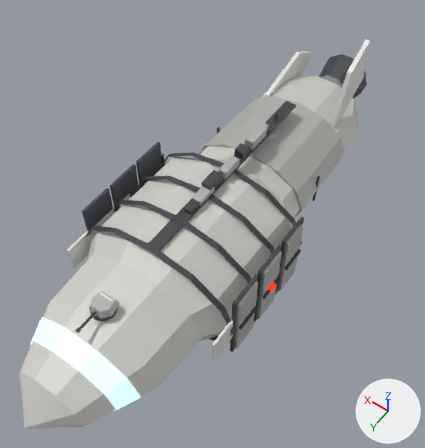
What one commit did to the glTF model godot/assets/ships/unit_trader_60.glb.
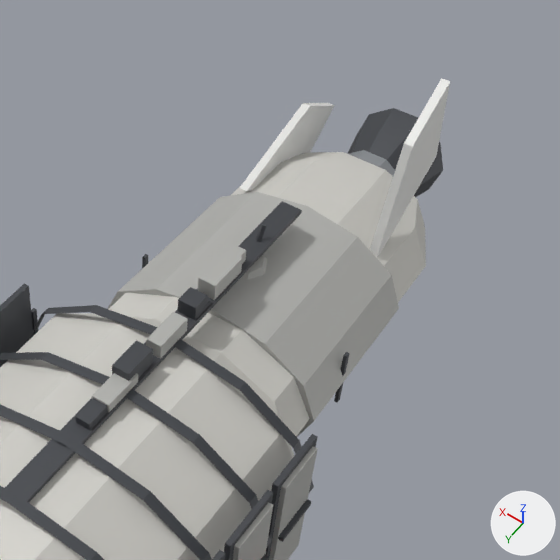
Each version is shown whole from a camera (50 mm lens) standing at (-0.795, 1.164, 1.648) and looking at (-0.019, 0.078, -0.058), then close up on the part from 34% to 100% of the width and 0% to 62% of the height. Arrows for +X, +Y and +Z are at lower right; the lights stay in place. The older version's two pictures come first. Where no turn or scale is listed for an object, it has been applied to the vertices. Vertices at exactly the same position are counted once.

In view in the first close-up: 'Hull'.
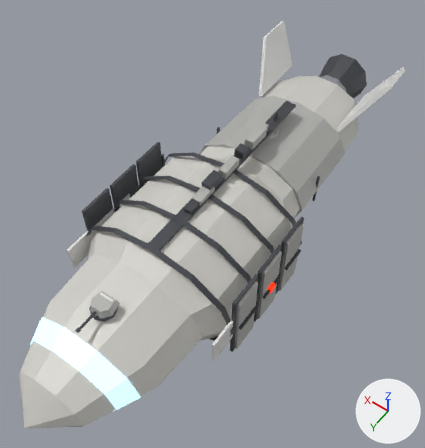
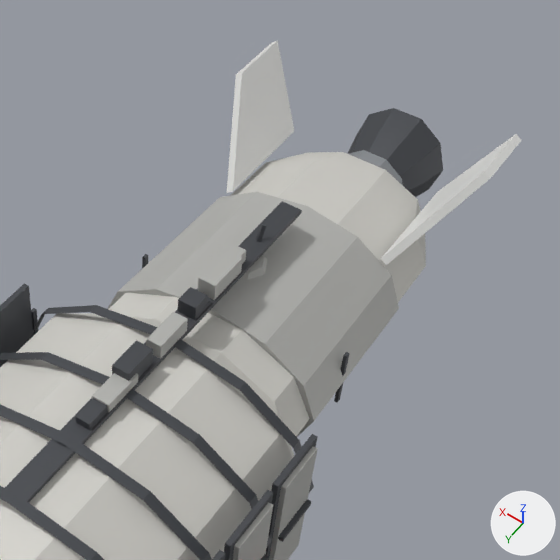
The newer file is also turned or shifted as a whole; pictures and numbers use the older file's frame.

Where the change shows, as pixel boxes [x1, y1, x2, y2] in the close-ups (560 x 560 px; the box of a moved part takes in the faces that stretch with it):
'Hull', reshaped
    before: [0, 78, 450, 560]
    after: [0, 41, 521, 560]
part 1 of me_hull, moved or reshaped
    before: [240, 78, 450, 256]
    after: [227, 41, 521, 265]

The change, as a list of edits to the scene's bpy script:
```text
Change me_hull:
    used by ob_hull; location = (0.0, 0.0, 0.0)
    remove me_hull.from_pydata(...)  # 731 vertices, 1150 faces; spans x -0.34..0.34, y -1.0..1.0, z -0.32..0.32
    add me_hull.from_pydata(...)  # 731 vertices, 1150 faces; spans x -0.34..0.34, y -1.0..1.0, z -0.32..0.17
    me_hull part 1
    me_hull.vertices[600].co: (0.14, -0.8, 0.1) -> (0.17, -0.55, 0.02)  # pixel (310, 105) -> pixel (232, 191)
    me_hull.vertices[601].co: (0.14, -0.92, 0.03) -> (0.17, -0.8, 0.02)  # pixel (334, 105) -> pixel (294, 130)
    me_hull.vertices[602].co: (0.14, -0.77, -0.09) -> (0.28, -0.87, 0.17)  # not seen -> pixel (277, 40)
    me_hull.vertices[603].co: (0.14, -0.55, 0.04) -> (0.28, -0.73, 0.17)  # pixel (246, 191) -> pixel (242, 72)
    me_hull.vertices[604].co: (0.16, -0.8, 0.1) -> (0.19, -0.55, 0.01)  # pixel (302, 103) -> pixel (226, 193)
    me_hull.vertices[605].co: (0.16, -0.92, 0.03) -> (0.19, -0.8, 0.01)  # pixel (327, 102) -> not seen
    me_hull.vertices[606].co: (0.16, -0.77, -0.09) -> (0.29, -0.87, 0.16)  # not seen -> pixel (271, 42)
    me_hull.vertices[607].co: (0.16, -0.55, 0.04) -> (0.29, -0.73, 0.16)  # pixel (239, 187) -> pixel (235, 74)
    me_hull.vertices[608].co: (-0.16, -0.62, 0.25) -> (-0.19, -0.55, 0.01)  # pixel (412, 146) -> pixel (386, 265)
    me_hull.vertices[609].co: (-0.16, -0.74, 0.32) -> (-0.19, -0.8, 0.01)  # pixel (450, 81) -> not seen
    me_hull.vertices[610].co: (-0.16, -0.77, 0.13) -> (-0.29, -0.87, 0.16)  # pixel (436, 156) -> pixel (521, 140)
    me_hull.vertices[611].co: (-0.16, -0.55, 0.0) -> (-0.29, -0.73, 0.16)  # not seen -> pixel (490, 178)
    me_hull.vertices[612].co: (-0.15, -0.62, 0.25) -> (-0.18, -0.55, 0.02)  # pixel (403, 143) -> pixel (380, 258)
    me_hull.vertices[613].co: (-0.15, -0.74, 0.32) -> (-0.18, -0.8, 0.02)  # pixel (441, 78) -> pixel (438, 191)
    me_hull.vertices[614].co: (-0.15, -0.77, 0.13) -> (-0.28, -0.87, 0.17)  # not seen -> pixel (515, 133)
    me_hull.vertices[615].co: (-0.15, -0.55, 0.0) -> (-0.28, -0.73, 0.17)  # not seen -> pixel (484, 171)
```
